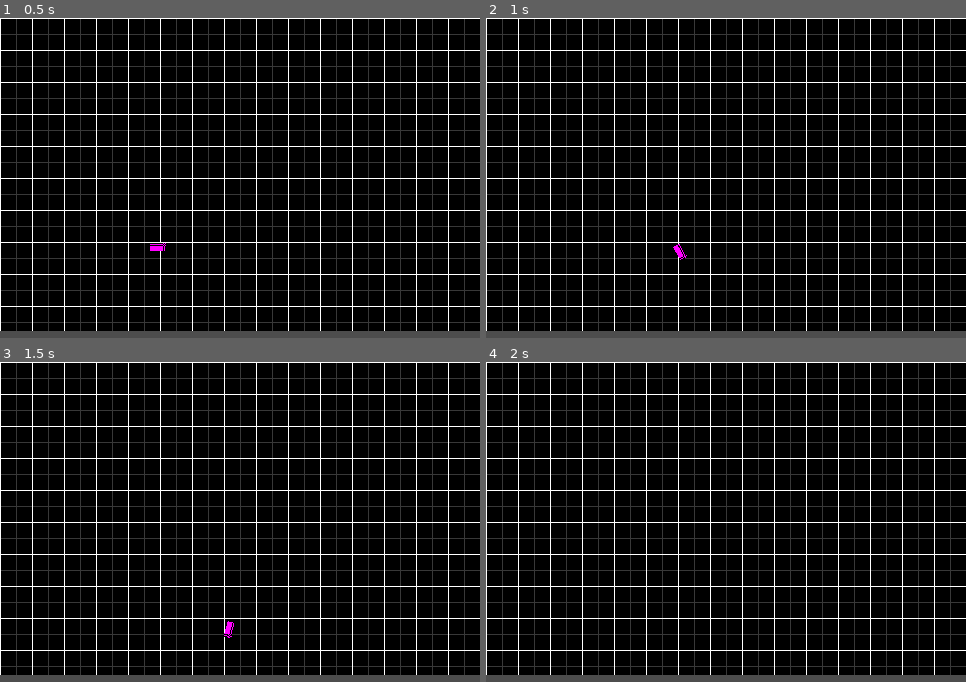
Above: before the commit, frames 1-4 (two rows, left to right).
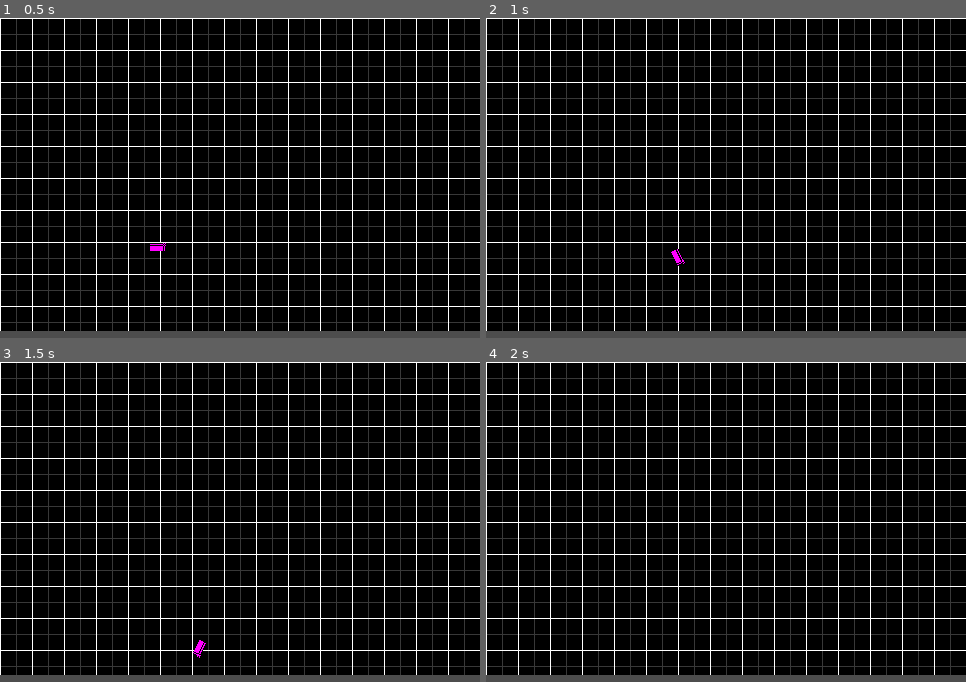
Above: after the commit, the same moments.

Repository: 3xcpy/roguelike-arcade-driving
Game: Godot game, scene res://scenes/stage.tscn
The game is run twice, just before and just after one commit, with the same random seed, the same clock (stepped at 60 frames per second) and the same inputs.
Inputs:
- Up to frame 1 (0.5 s): no input
- Up to frame 2 (1 s): tap Enter at 0.5 s; hold Right (steer_right) from 0.53 s (still down); tap Alt at 0.6 s
- Up to frame 3 (1.5 s): release Right (steer_right) at 1.28 s; hold Down from 1.28 s (still down); tap Shift at 1.35 s
- Up to frame 4 (2 s): keep holding Down

Frame 1 is identical in both runs. In frame 2, 0.1% of the frame differs, in the area x 38-42%, y 70-78%; in frame 3, 0.1%, in the area x 40-49%, y 80-93%; in frame 4, nothing differs.

Commit message:
drifting is working!!!

Diff:
--- a/scenes/player.tscn
+++ b/scenes/player.tscn
@@ -11,7 +11,8 @@
 [node name="Player" type="CharacterBody2D"]
 script = ExtResource("1_3vyb7")
 speed = 150.0
-traction = 1.0
+traction = 5.0
+drift_trigger = 0.85
 
 [node name="CollisionShape2D" type="CollisionShape2D" parent="."]
 rotation = 1.5707964
--- a/scripts/player.gd
+++ b/scripts/player.gd
@@ -4,6 +4,8 @@
 @export var accel: float = 100.0
 @export var steer_strength: float = 30.0
 @export var traction: float = 10.0
+@export var drift_traction: float = 1.0
+@export var drift_trigger: float = 0.5
 
 @export var wheel_base: float = 16.0 # distance between the front and back wheel
 
@@ -22,6 +24,10 @@
 
 	var new_dir = back_wheel.direction_to(front_wheel)
 
-	velocity = lerp(velocity, new_dir * velocity.length(), traction * delta)
+	var slide: float = velocity.normalized().dot(new_dir.normalized())
+	print(slide)
+	var current_traction = traction if slide > drift_trigger else drift_traction
+
+	velocity = lerp(velocity, new_dir * velocity.length(), current_traction * delta)
 	rotation = new_dir.angle()
 	move_and_slide()
--- a/shaders/floor.gdshader
+++ b/shaders/floor.gdshader
@@ -2,10 +2,7 @@
 
 uniform vec2 player_pos;
 
-void vertex() {
-	// Called for every vertex the material is visible on.
+void fragment() {
+	vec2 new_uv = UV;
+	COLOR = texture(TEXTURE, new_uv);
 }
-
-void fragment() {
-	COLOR = texture(TEXTURE, UV);
-}
